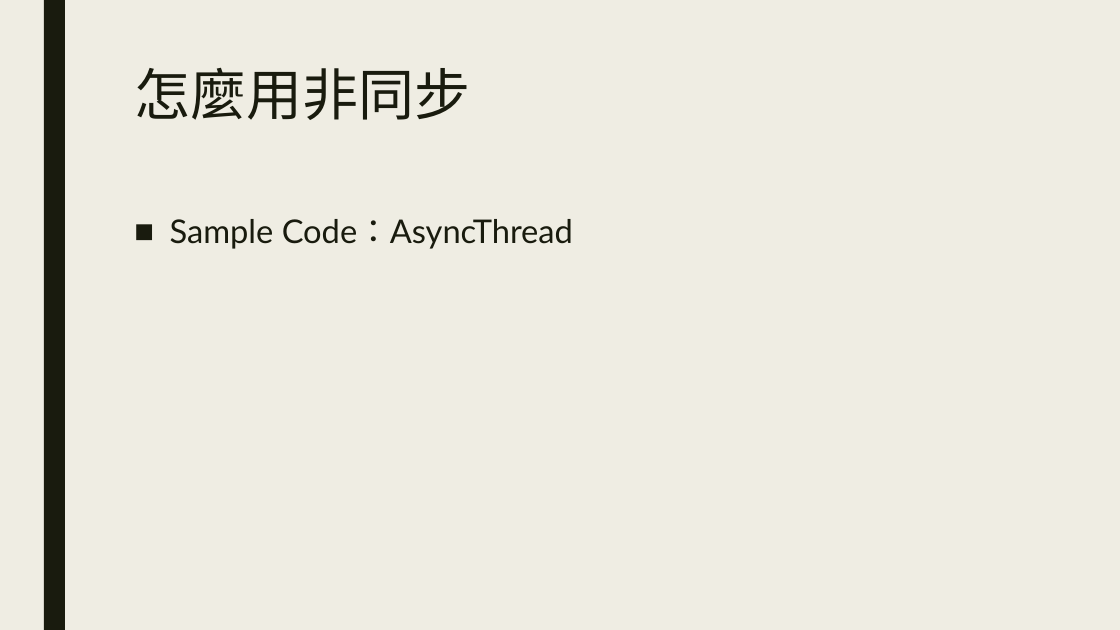
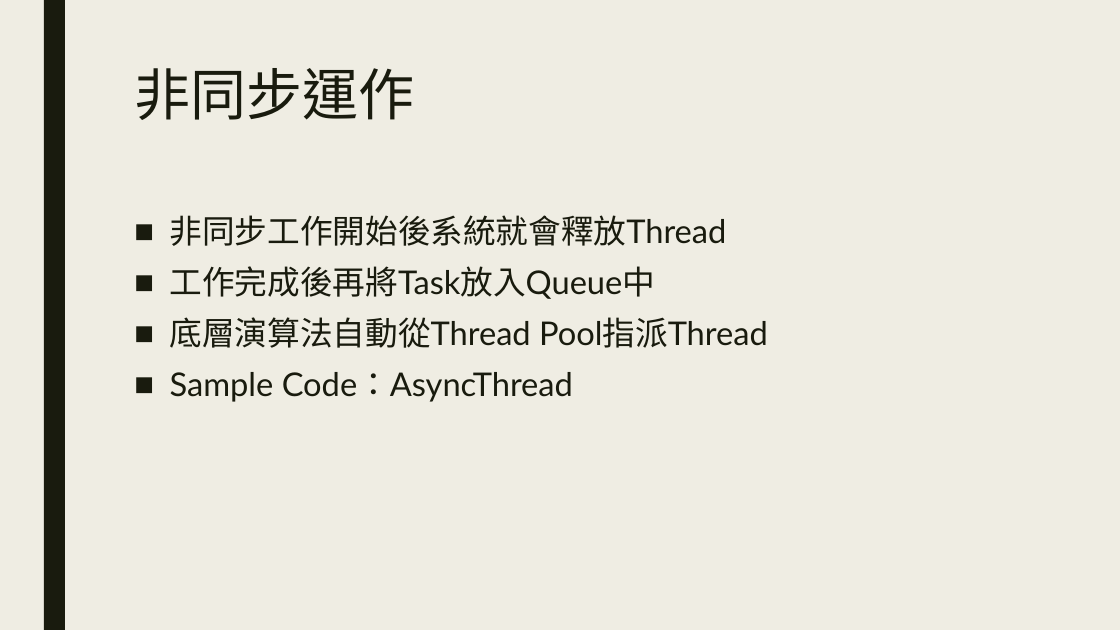
Before and after one commit to ryans610/.NET-Async-Basic, a slide deck: slide 16 of .NET非同步入門.pptx (slide 15 before the commit). Drawn at 1120x630 pixels with LibreOffice and Linux fonts; fonts in the diff are those of the drawing. Boxes give left, top, right and bottom in pixels: in the first picture for what was removed or moved away, otherwise in the second. Text is boxed around its words. In the diff, an @@ line names an element or a change of style, - is before the commit and + after.

```diff
--- a/.NET非同步入門.pptx
+++ b/.NET非同步入門.pptx
@@ title at (134, 68, 414, 120): text changed @@
-怎麼用非同步
+非同步運作
@@ text at (170, 215, 768, 348): paragraphs added @@
+■ 非同步工作開始後系統就會釋放Thread
+■ 工作完成後再將Task放入Queue中
+■ 底層演算法自動從Thread Pool指派Thread
```
Also in this commit, not shown: 7 other slides changed, 2 slides added.
